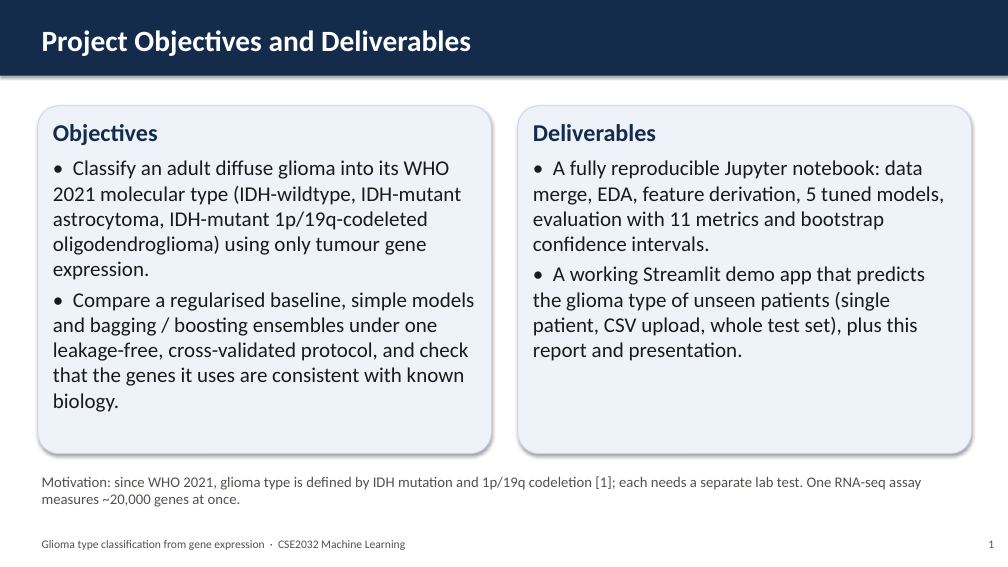
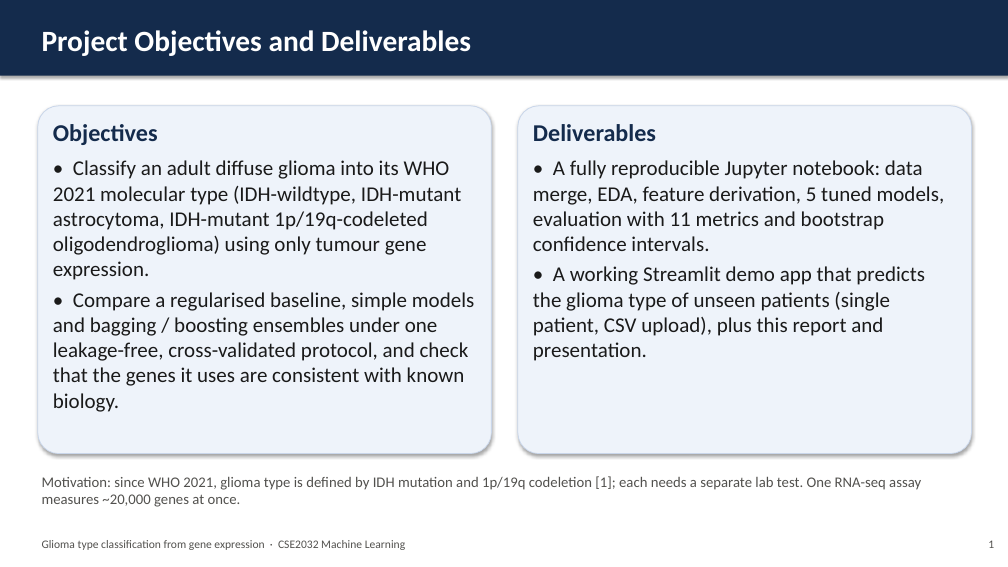
Before and after one commit to isitraghav/glioma-classification-ml, a slide deck: slide 2 of report/Final_Presentation.pptx. Drawn at 1008x567 pixels with LibreOffice and Linux fonts; fonts in the diff are those of the drawing. Boxes give left, top, right and bottom in pixels: in the first picture for what was removed or moved away, otherwise in the second. Text is boxed around its words. In the diff, an @@ line names an element or a change of style, - is before the commit and + after.

```diff
--- a/report/Final_Presentation.pptx
+++ b/report/Final_Presentation.pptx
@@ text at (x1=533, y1=266, x2=925, y2=361): text changed @@
-• A working Streamlit demo app that predicts the glioma type of unseen patients (single patient, CSV upload, whole test set), plus this report and presentation.
+• A working Streamlit demo app that predicts the glioma type of unseen patients (single patient, CSV upload), plus this report and presentation.
```
Also in this commit, not shown: 2 other slides changed, 12 other files.
